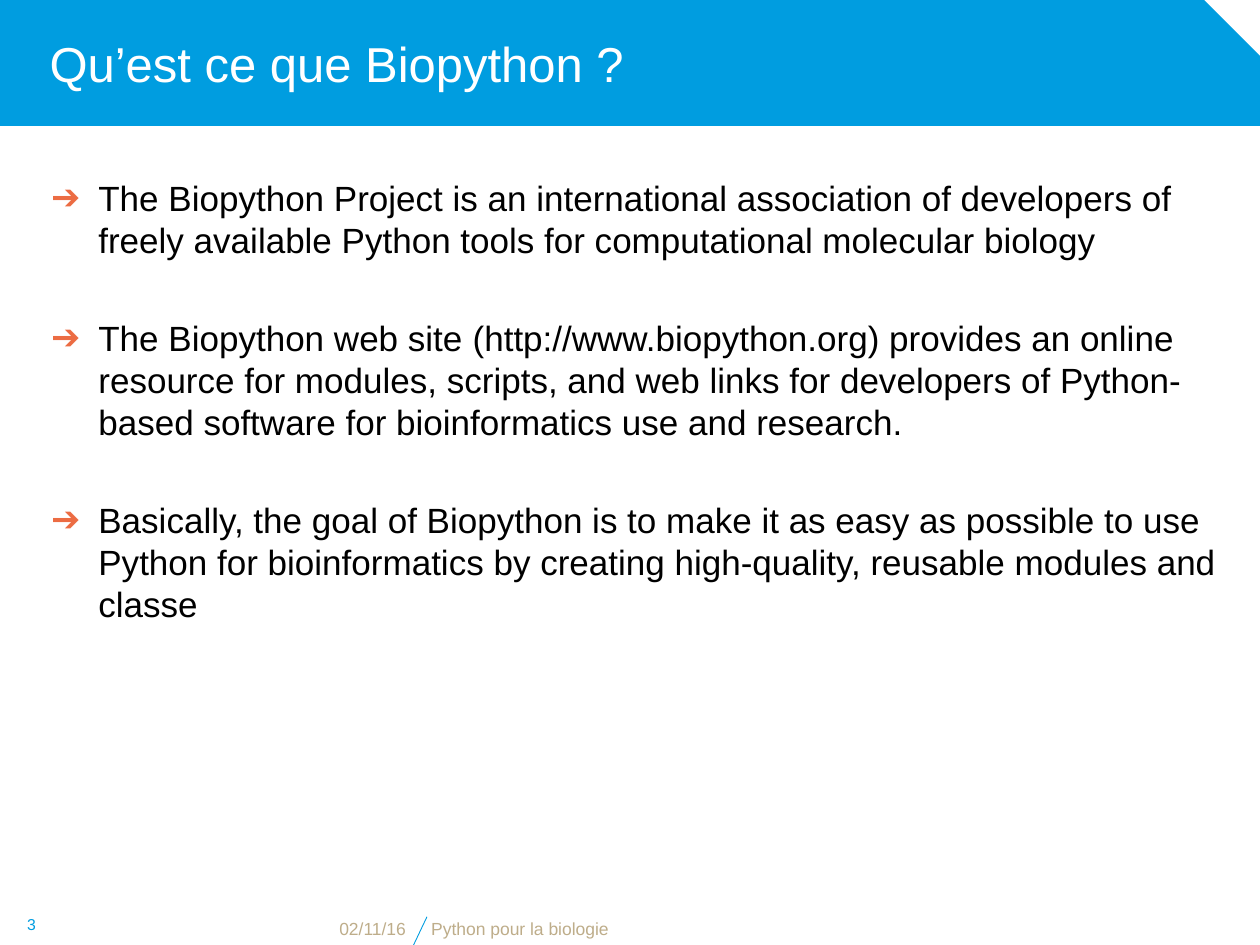
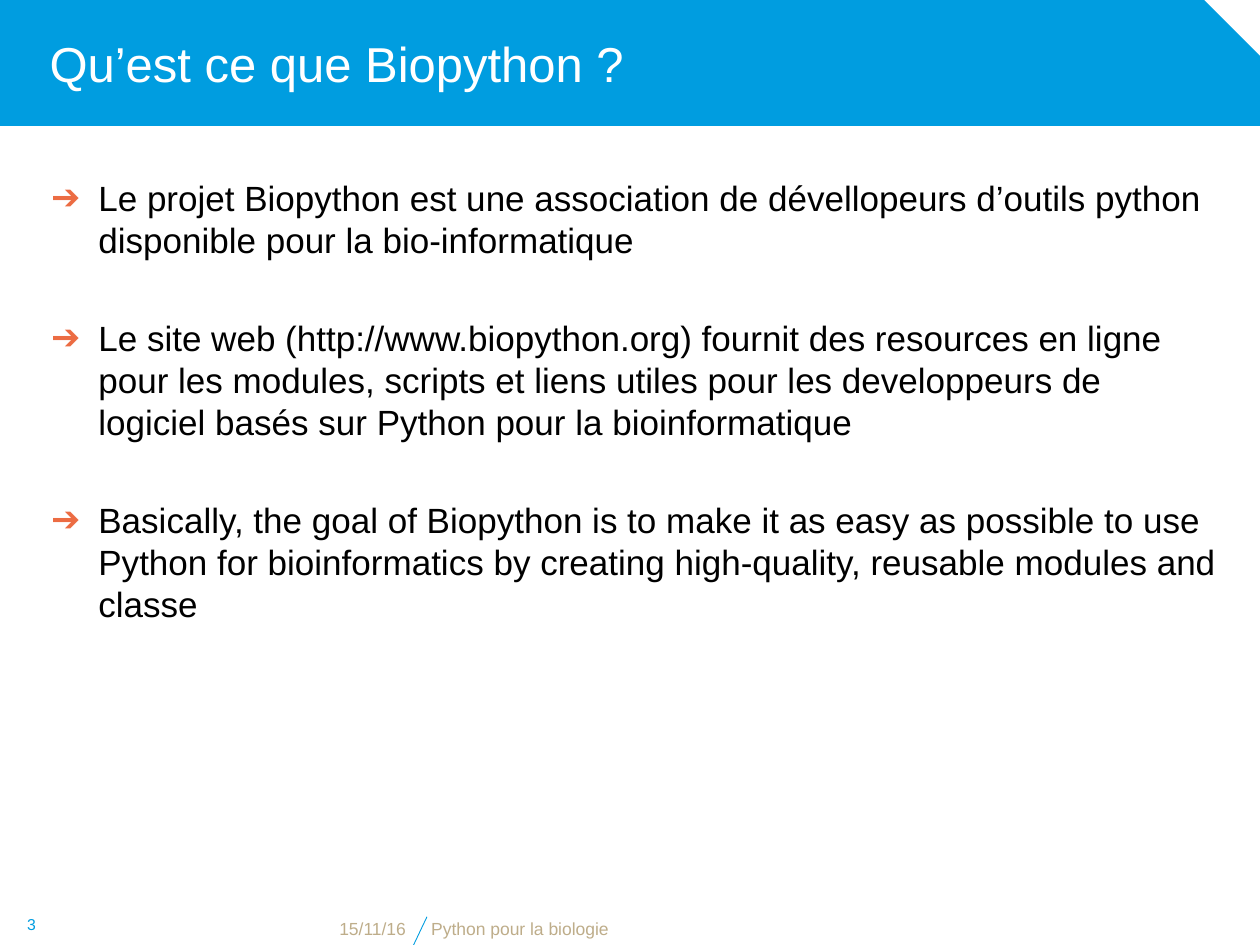
Before and after one commit to bdartigues/python_cnrs_formation, a slide deck: slide 3 of slides/python_biopython_Seq_Object.pptx. Drawn at 1260x945 pixels with LibreOffice and Linux fonts; fonts in the diff are those of the drawing; background and template pictures are left out. Boxes give left, top, right and bottom in pixels: in the first picture for what was removed or moved away, otherwise in the second. Text is boxed around its words. In the diff, an @@ line names an element or a change of style, - is before the commit and + after.

```diff
--- a/slides/python_biopython_Seq_Object.pptx
+++ b/slides/python_biopython_Seq_Object.pptx
@@ text at (98, 185, 1200, 442): text changed @@
-➔ The Biopython Project is an international association of developers of freely available Python tools for computational molecular biology
-➔ The Biopython web site (http://www.biopython.org) provides an online resource for modules, scripts, and web links for developers of Python-based software for bioinformatics use and research.
+➔ Le projet Biopython est une association de dévellopeurs d’outils python disponible pour la bio-informatique
+➔ Le site web (http://www.biopython.org) fournit des resources en ligne pour les modules, scripts et liens utiles pour les developpeurs de logiciel basés sur Python pour la bioinformatique
@@ text at (339, 922, 406, 935): text changed @@
-02/11/16
+15/11/16
```
Also in this commit, not shown: 30 other slides changed, 4 other files.
